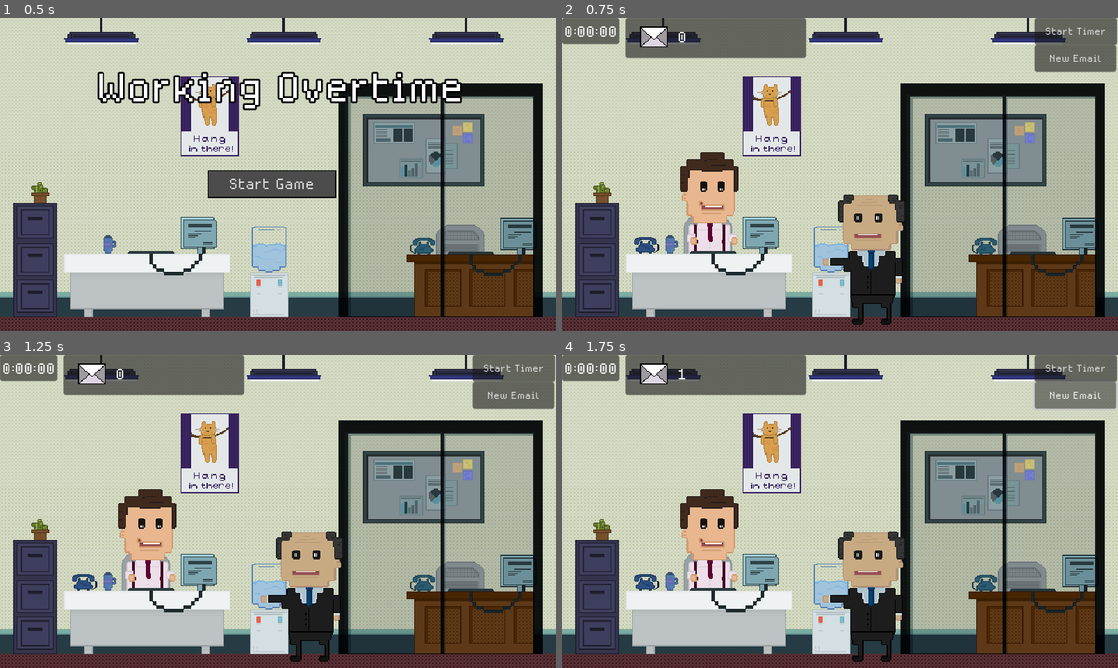
Above: before the commit, frames 1-4 (two rows, left to right).
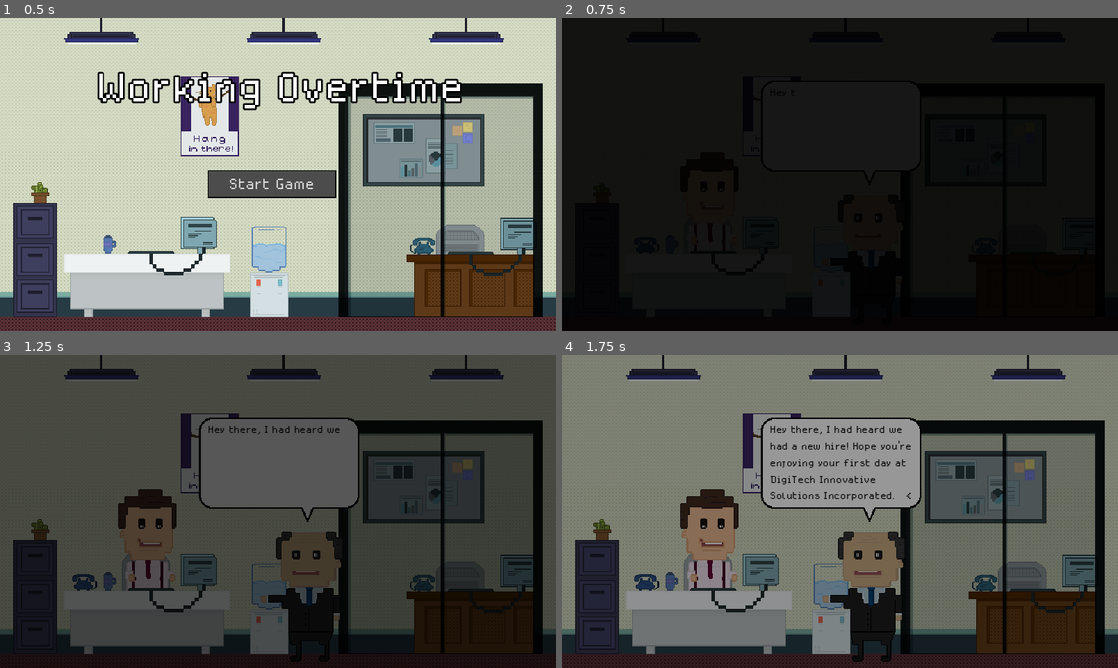
Above: after the commit, the same moments.

Repository: kelleralex04/Brackey-s-Game-Jam
Game: Godot game, scene res://Scenes/title.tscn
Same seed, same stepped clock (60 frames per second), same inputs: the game is played once before the commit and once after it.
Inputs (mouse positions are in pixels of both pictures, inside the frame that each line leads up to):
- Up to frame 1 (0.5 s): no input
- Up to frame 2 (0.75 s): click "Start Game" at 0.5 s
- Up to frame 3 (1.25 s): no input
- Up to frame 4 (1.75 s): click (1073, 395) at 1.25 s, where only the run before the commit has a clickable "New Email"

Frame 1 is identical in both runs. In frame 2, 95% of the frame differs, in the area x 0-100%, y 0-100%; in frame 3, 94%; in frame 4, 88%.

Commit message:
finishes first day event sequencing

Diff:
--- /dev/null
+++ b/Assets/StyleBoxes/timer_button.tres
@@ -0,0 +1,9 @@
+[gd_resource type="StyleBoxFlat" format=3 uid="uid://4jivtjpvot6u"]
+
+[resource]
+bg_color = Color(0.207843, 0.207843, 0.207843, 0.917647)
+border_width_left = 1
+border_width_top = 1
+border_width_right = 1
+border_width_bottom = 1
+border_color = Color(0, 0, 0, 1)
--- a/Scenes/main.gd
+++ b/Scenes/main.gd
@@ -96,6 +96,9 @@
 var advance_dialogue := false
 var skip_typewriter := false
 var typewriter_finished := false
+var timer_length: int
+var email_to_cursor_line := 0
+var email_to_cursor_column := 0
 
 var calendar_list: Array = [
 	['Jan', 31],
@@ -249,8 +252,9 @@
 	['Look kid, do you want the job or not?', 1],
 	['Oh uh yes sir, I\'ll get right on it.', 0],
 	'email',
+	['So how was your first day?', 1]
 ]
-@onready var event_index := 0
+@onready var event_index := 15
 @onready var speakers = [player_speech_label, boss_speech_label]
 @onready var tutorial_index := 0
 #@onready var tutorial := false
@@ -258,7 +262,8 @@
 #Other tasks: order lunch, hand out lunch
 
 func _ready() -> void:
-	#open_close([blocker, day_label], true)
+	timer_length = 0.1
+	open_close([blocker, day_label], true)
 	var line_edit = hour_picker.get_line_edit()
 	line_edit.context_menu_enabled = false
 	line_edit = minute_picker.get_line_edit()
@@ -284,16 +289,16 @@
 
 	populate_list(all_names)
 
-	#var tween1 = get_tree().create_tween()
-	#tween1.tween_property(day_label, "modulate:a", 0, 3)
-	#await get_tree().create_timer(2.0).timeout
-	#var tween2 = get_tree().create_tween()
-	#tween2.tween_property(blocker, "modulate:a", 0, 3)
-	#await get_tree().create_timer(2.0).timeout
-	#day_label.visible = false
-	#boss_speech.visible = true
-	#skip_typewriter = false
-	#boss_speak('Hey there, I had heard we had a new hire! Hope you\'re enjoying your first day at DigiTech Innovative Solutions Incorporated.')
+	var tween1 = get_tree().create_tween()
+	tween1.tween_property(day_label, "modulate:a", 0, 2)
+	await get_tree().create_timer(timer_length).timeout
+	var tween2 = get_tree().create_tween()
+	tween2.tween_property(blocker, "modulate:a", 0, 2)
+	await get_tree().create_timer(timer_length).timeout
+	day_label.visible = false
+	boss_speech.visible = true
+	skip_typewriter = false
+	boss_speak('Hey there, I had heard we had a new hire! Hope you\'re enjoying your first day at DigiTech Innovative Solutions Incorporated.')
 
 func _process(delta: float) -> void:
 	var remaining_time = timer.time_left
@@ -328,7 +333,8 @@
 		open_close([boss, boss_speech, boss_speech_tick, player_speech, player_speech_tick], false)
 		door_shutting.play()
 		open_close([pointer_1, boss_2, taskbar_panel, tutorial_panel_1], true)
-		_on_new_email_pressed()
+		for i in 1:
+			_on_new_email_pressed()
 		tutorial_index += 1
 	elif tutorial_index == 1:
 		open_close([pointer_1, tutorial_panel_1], false)
@@ -336,7 +342,8 @@
 		tutorial_index += 1
 	elif tutorial_index == 2:
 		open_close([pointer_2, tutorial_panel_2], false)
-		open_close([screen, pointer_3], true)
+		_on_desktop_clicked()
+		pointer_3.visible = true
 		tutorial_index += 1
 	elif tutorial_index == 3:
 		pointer_3.visible = false
@@ -349,7 +356,17 @@
 		tutorial_index += 1
 	elif tutorial_index == 5:
 		$TutorialPanel3.visible = false
-		blocker.visible = false
+		_on_close_email_pressed()
+		_on_close_screen_pressed()
+		open_close([$TutorialPanel4, $Pointer4, $TimerPanel], true)
+		tutorial_index += 1
+	elif tutorial_index == 6:
+		open_close([$TutorialPanel4, $Pointer4], false)
+		open_close([$Pointer5, $TutorialPanel5, $StartTimer], true)
+		tutorial_index += 1
+	elif tutorial_index == 7:
+		open_close([$Pointer5, $TutorialPanel5], false)
+		#blocker.visible = false
 
 func open_close(nodes: Array, open: bool):
 	for i in nodes:
@@ -403,17 +420,19 @@
 		if email_queue.size():
 			example_email_label.text = email_queue[0][1][0]
 			email_recipient_label.text = email_queue[0][1][1]
+			email_to.max_length = email_recipient_label.text.length()
 			email_to.grab_focus()
 		else:
 			icon_opened = false
-			timer.set_paused(true)
 			open_close([email_input, example_email, close_email, send, email_to, email_recipient_panel], false)
+			day_finished()
 	else:
 		_on_desktop_clicked()
 		game_over()
 
 func choose_email() -> Array:
-	return [email_responses[randi_range(1, 60)], all_names[randi_range(0, 149)]]
+	#return [email_responses[randi_range(1, 60)], all_names[randi_range(0, 149)]]
+	return ['test', 'test']
 
 func _on_email_input_text_changed() -> void:
 	var new_email_text: String = email_input.text
@@ -435,6 +454,15 @@
 
 
 func _on_email_to_text_changed(new_text: String) -> void:
+	#if new_text.length() > email_recipient_label.text.length():
+		#new_text = new_text.left(new_text.length() - 1)
+		##email_to.set_caret_line(email_to.cursor_line)
+		#email_to.set_caret_column(email_to_cursor_column)
+	#
+	#email_to.text = new_text
+	##email_to_cursor_line = email_to.get_caret_line()
+	#email_to_cursor_column = email_to.get_caret_column()
+
 	for i in range(new_text.length()):
 		if new_text[i] != email_recipient_label.text[i]:
 			email_to.add_theme_color_override('font_color', Color(1, 0, 0))
@@ -525,6 +553,8 @@
 
 func _on_start_timer_pressed() -> void:
 	timer.start(timer.wait_time)
+	blocker.visible = false
+	$StartTimer.visible = false
 
 func _on_timer_timeout() -> void:
 	game_over()
@@ -551,6 +581,7 @@
 
 func open_email():
 	if email_queue.size():
+		email_to.max_length = email_recipient_label.text.length()
 		example_email_label.text = email_queue[0][1][0]
 		email_recipient_label.text = email_queue[0][1][1]
 		email_to.grab_focus()
@@ -737,3 +768,20 @@
 	hang_up.visible = false
 	hang_up_status = true
 	_on_phone_clicked()
+
+func day_finished():
+	if !email_queue.size():
+		skip_typewriter = false
+		timer.set_paused(true)
+		_on_close_screen_pressed()
+		event_index += 1
+		blocker.visible = true
+		var tween1 = get_tree().create_tween()
+		tween1.tween_property(blocker, "modulate:a", 1, 2)
+		await get_tree().create_timer(2).timeout
+		boss_2.visible = false
+		boss.visible = true
+		var tween2 = get_tree().create_tween()
+		tween2.tween_property(blocker, "modulate:a", 0, 2)
+		await get_tree().create_timer(2).timeout
+		next_dialogue(event_index)
--- a/Scenes/main.tscn
+++ b/Scenes/main.tscn
@@ -24,6 +24,7 @@
 [ext_resource type="AudioStream" uid="uid://du547ia5a2wma" path="res://Assets/Audio/Cartoon Phone Talking Sound Effect.mp3" id="17_i0lf5"]
 [ext_resource type="Texture2D" uid="uid://d4jnusny4frxf" path="res://Assets/Sprites/player_speech_bubble.png" id="19_q77dj"]
 [ext_resource type="Texture2D" uid="uid://4t0vp3mi0hma" path="res://Assets/Sprites/boss_speech_bubble.png" id="19_suhre"]
+[ext_resource type="StyleBox" uid="uid://4jivtjpvot6u" path="res://Assets/StyleBoxes/timer_button.tres" id="21_bpba8"]
 [ext_resource type="AudioStream" uid="uid://cow8u5o75f4yi" path="res://Assets/Audio/door-close-79921.mp3" id="24_1nfit"]
 
 [sub_resource type="StyleBoxFlat" id="StyleBoxFlat_7arjl"]
@@ -152,6 +153,7 @@
 position = Vector2(97, 261)
 
 [node name="TaskbarPanel" type="Panel" parent="."]
+visible = false
 offset_left = 73.0
 offset_right = 281.0
 offset_bottom = 46.0
@@ -584,7 +586,7 @@
 offset_left = 61.0
 offset_top = 51.0
 offset_right = 301.0
-offset_bottom = 188.0
+offset_bottom = 213.0
 theme_override_styles/panel = SubResource("StyleBoxFlat_7arjl")
 
 [node name="TutorialLabel4" type="Label" parent="TutorialPanel4"]
@@ -598,7 +600,7 @@
 grow_vertical = 2
 theme_override_colors/font_color = Color(0, 0, 0, 1)
 theme_override_font_sizes/font_size = 24
-text = "Lastly, this is your remaining time for the day. You can add time by changing the difficulty in the main menu."
+text = "Lastly, this is your remaining time for the day. You can change the time limit by changing the difficulty in the main menu."
 autowrap_mode = 2
 
 [node name="PhonePanel" type="Panel" parent="."]
@@ -679,19 +681,45 @@
 text = "Hang Up"
 
 [node name="NewEmail" type="Button" parent="."]
+visible = false
 offset_left = 544.0
 offset_top = 31.0
 offset_right = 638.0
 offset_bottom = 62.0
 text = "New Email"
 
-[node name="StartTimer" type="Button" parent="."]
-offset_left = 544.0
-offset_right = 639.0
-offset_bottom = 31.0
-text = "Start Timer"
+[node name="Pointer5" type="TextureRect" parent="."]
+visible = false
+offset_left = 568.0
+offset_top = 23.0
+offset_right = 600.0
+offset_bottom = 71.0
+texture = ExtResource("7_5cp4l")
+
+[node name="TutorialPanel5" type="Panel" parent="."]
+visible = false
+offset_left = 397.0
+offset_top = 73.0
+offset_right = 637.0
+offset_bottom = 126.0
+theme_override_styles/panel = SubResource("StyleBoxFlat_7arjl")
+
+[node name="TutorialLabel5" type="Label" parent="TutorialPanel5"]
+layout_mode = 1
+anchors_preset = 15
+anchor_right = 1.0
+anchor_bottom = 1.0
+offset_left = 8.0
+offset_right = -3.0
+grow_horizontal = 2
+grow_vertical = 2
+theme_override_colors/font_color = Color(0, 0, 0, 1)
+theme_override_font_sizes/font_size = 24
+text = "When you're ready, click here to start your day."
+autowrap_mode = 2
 
 [node name="TimerPanel" type="Panel" parent="."]
+visible = false
 offset_right = 66.0
 offset_bottom = 30.0
 
@@ -826,6 +854,25 @@
 offset_bottom = 158.0
 theme_override_font_sizes/font_size = 64
 text = "Day 1"
+
+[node name="StartTimer" type="Button" parent="."]
+visible = false
+offset_left = 527.0
+offset_right = 640.0
+offset_bottom = 32.0
+theme_override_font_sizes/font_size = 24
+theme_override_styles/focus = ExtResource("21_bpba8")
+theme_override_styles/disabled_mirrored = ExtResource("21_bpba8")
+theme_override_styles/disabled = ExtResource("21_bpba8")
+theme_override_styles/hover_pressed_mirrored = ExtResource("21_bpba8")
+theme_override_styles/hover_pressed = ExtResource("21_bpba8")
+theme_override_styles/hover_mirrored = ExtResource("21_bpba8")
+theme_override_styles/hover = ExtResource("21_bpba8")
+theme_override_styles/pressed_mirrored = ExtResource("21_bpba8")
+theme_override_styles/pressed = ExtResource("21_bpba8")
+theme_override_styles/normal_mirrored = ExtResource("21_bpba8")
+theme_override_styles/normal = ExtResource("21_bpba8")
+text = "Start Day"
 
 [connection signal="boss_speech_finished" from="." to="." method="_on_boss_speech_finished"]
 [connection signal="player_speech_finished" from="." to="." method="_on_player_speech_finished"]
Not shown: 2 places in Scenes/main.tscn that only renumber resources
